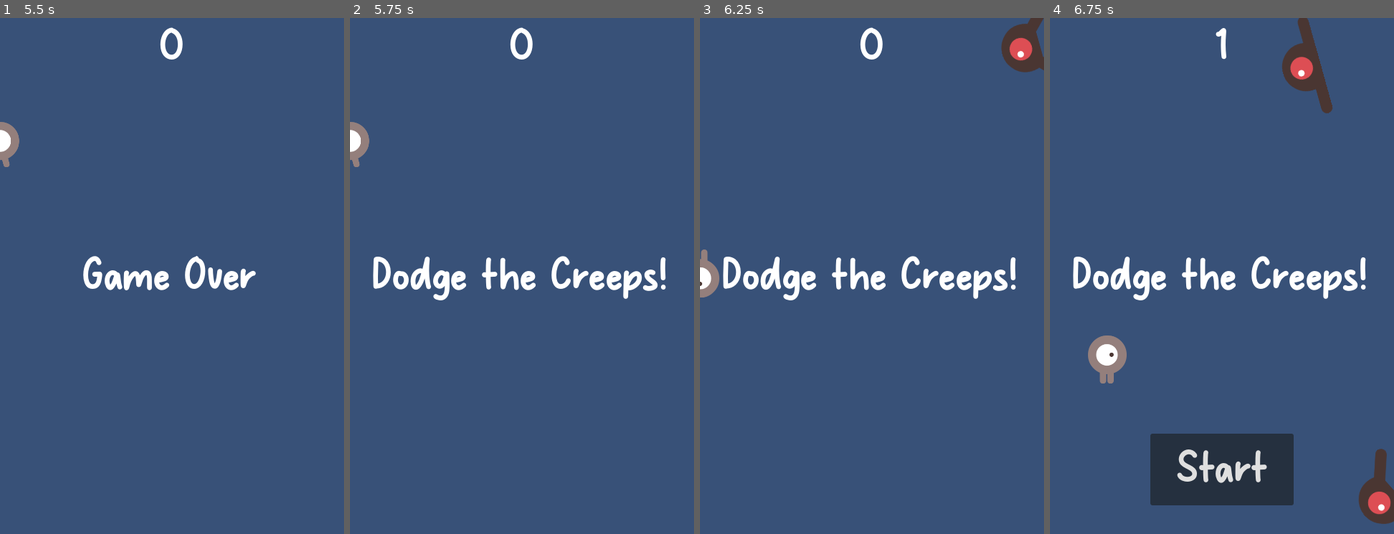
Above: before the commit, frames 1-4 (left to right).
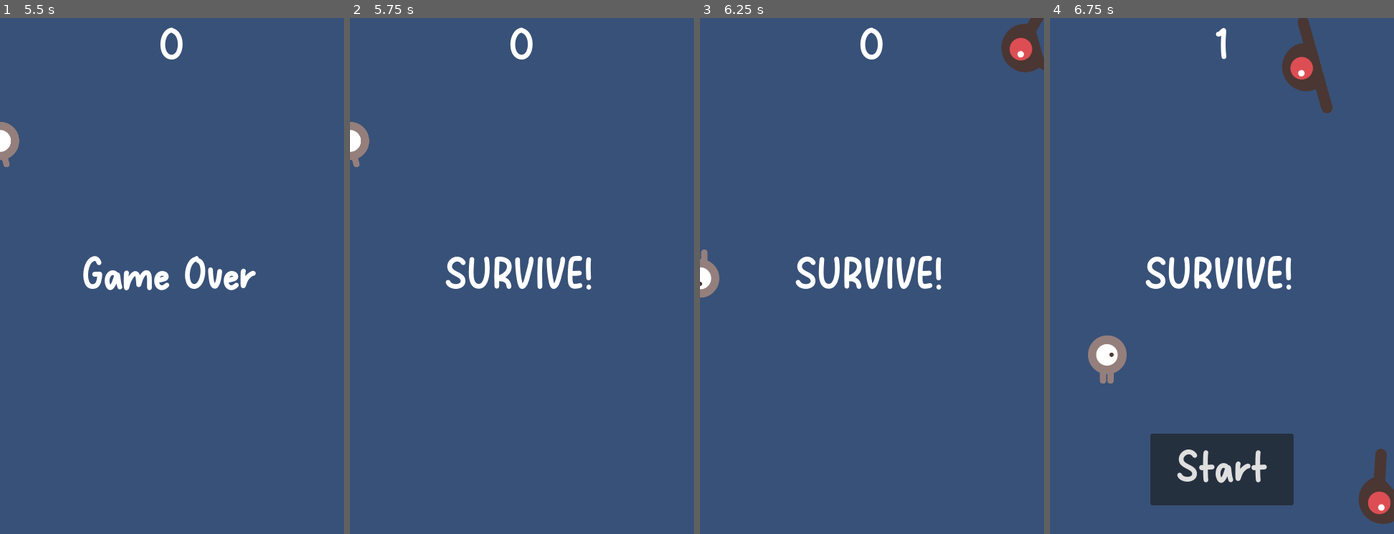
Above: after the commit, the same moments.

Repository: Juniper19/game-1-tutorial
Game: Godot game, scene res://main.tscn
Two runs of this game, one before a commit and one after it. Both use one fixed random seed, a clock stepped at 60 frames per second and the inputs below.
Inputs:
- Up to frame 1 (5.5 s): click "Start" at 0.5 s; tap Enter at 1.25 s; hold Right (move_right) 1.28-2.03 s; hold Down (move_down) 2.03-2.78 s; hold Right (move_right) 2.78-3.53 s; hold Up (move_up) 3.53-4.28 s; hold Left (move_left) from 4.28 s (still down)
- Up to frame 2 (5.75 s): keep holding Left (move_left)
- Up to frame 3 (6.25 s): release Left (move_left) at 5.78 s; hold Down (move_down) from 5.78 s (still down)
- Up to frame 4 (6.75 s): release Down (move_down) at 6.53 s; hold Right (move_right) from 6.53 s (still down)

Frame 1 is identical in both runs. In frame 2, 2.9% of the frame differs, in the area x 6-92%, y 46-55%; in frame 3, 2.9%; in frame 4, 2.9%.

Commit message:
CHANGE: Enemies now collide w/ each other

Diff:
--- a/HUD.gd
+++ b/HUD.gd
@@ -12,7 +12,7 @@
 	# Wait until the MessageTimer has counted down.
 	await $MessageTimer.timeout
 
-	$Message.text = "Dodge the Creeps!"
+	$Message.text = "SURVIVE!"
 	$Message.show()
 	# Make a one-shot timer and wait for it to finish.
 	await get_tree().create_timer(1.0).timeout
--- a/mob.tscn
+++ b/mob.tscn
@@ -49,7 +49,6 @@
 height = 102.0
 
 [node name="Mob" type="RigidBody2D" groups=["mobs"]]
-collision_mask = 0
 gravity_scale = 0.0
 script = ExtResource("1_1qmh0")
 
